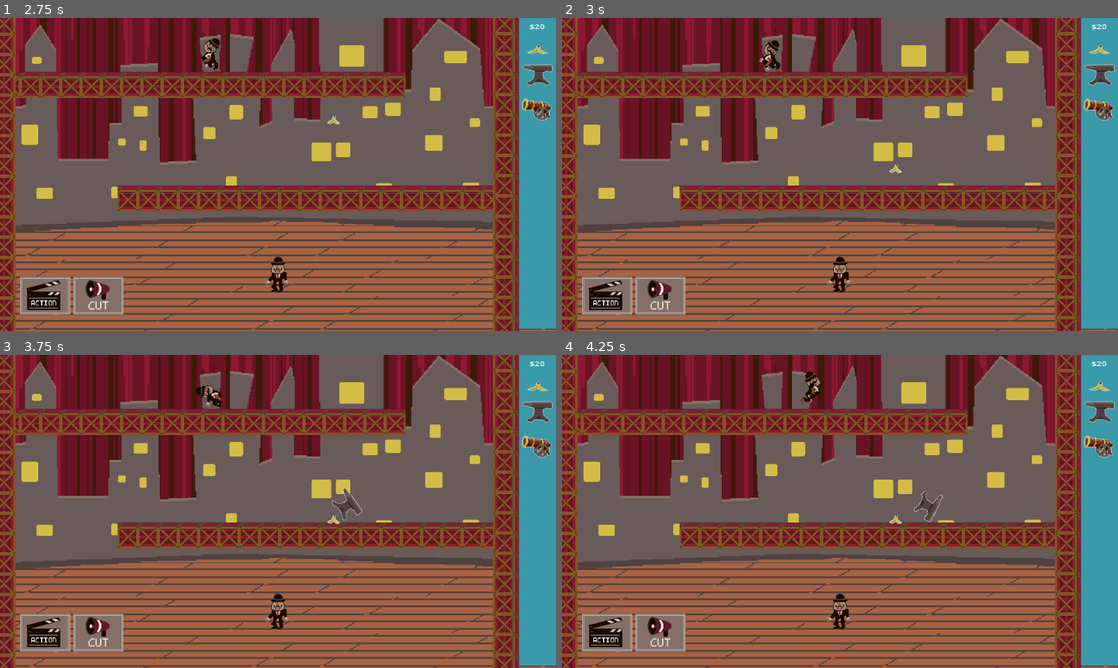
Above: before the commit, frames 1-4 (two rows, left to right).
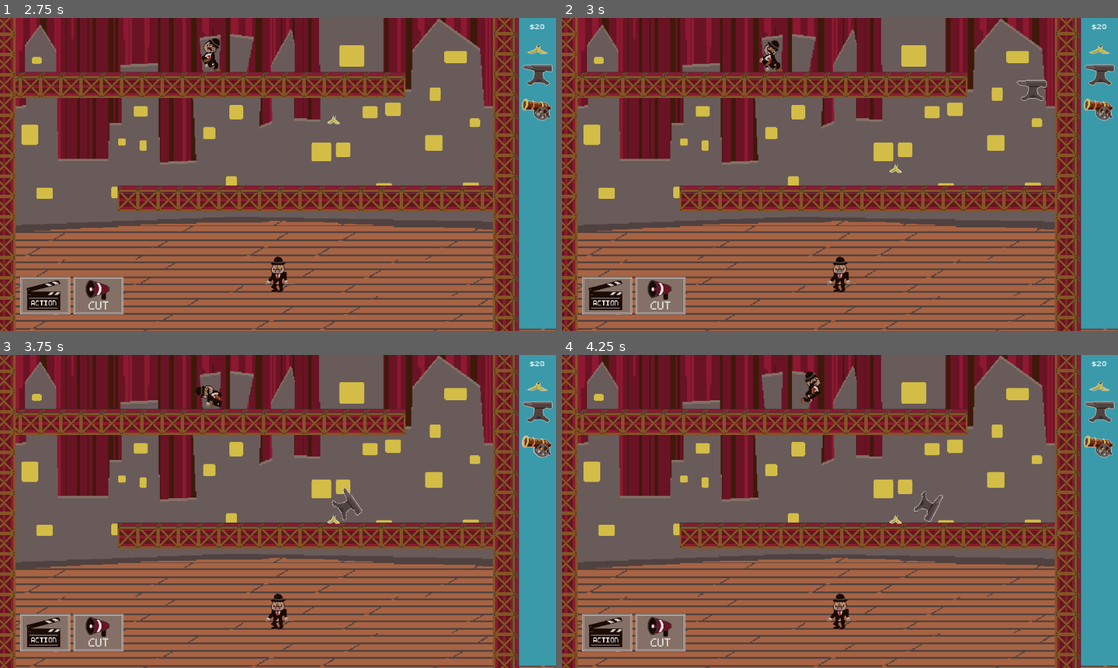
Above: after the commit, the same moments.

Repository: Rotta-Games/slapstick_lemmings
Game: Godot game, scene res://test_level.tscn
Two runs of this game, one before a commit and one after it. Both use one fixed random seed, a clock stepped at 60 frames per second and the inputs below. This scene is started directly instead of the project's main scene.
Inputs (mouse positions are in pixels of both pictures, inside the frame that each line leads up to):
- Up to frame 1 (2.75 s): click (44, 296) at 0.5 s; click (100, 296) at 1.25 s; tap Enter at 2 s; drag from (539, 49) to (333, 105) at 2.02 s
- Up to frame 2 (3 s): drag from (1101, 74) to (895, 121) at 2.77 s
- Up to frame 3 (3.75 s): move the mouse to (539, 445) at 3.52 s; hold D from 3.53 s (still down); click (539, 445) at 3.67 s
- Up to frame 4 (4.25 s): keep holding D

Frame 1 is identical in both runs. In frame 2, 0.2% of the frame differs, in the area x 81-88%, y 19-27%; in frame 3, 0.1%; in frame 4, nothing differs.

Commit message:
Fix anvil drag

Diff:
--- a/drag_item.gd
+++ b/drag_item.gd
@@ -22,4 +22,4 @@
 
 			var item = item_body.instantiate()
 			item.prop_scene = item_scene
-			get_tree().root.add_child(item)
+			get_node("%DragContainer").add_child(item)
--- a/scenes/item_body.gd
+++ b/scenes/item_body.gd
@@ -13,8 +13,7 @@
 	set_global_position(mouse_pos)
 
 	self.prop = prop_scene.instantiate()
-	self.orig_gravity_scale = self.prop.gravity_scale
-	self.prop.gravity_scale = 0
+	self.prop.freeze = true
 	self.add_child(self.prop)
 
 
@@ -42,7 +41,7 @@
 			get_tree().root.add_child(self.prop)
 
 			self.prop.set_global_position(mouse_pos)
-			self.prop.gravity_scale = self.orig_gravity_scale
+			self.prop.freeze = false
 			self.prop.apply_central_force(diff * 1000)
 
 			self.queue_free()
--- a/test_level.tscn
+++ b/test_level.tscn
@@ -124,9 +124,6 @@
 [node name="Player" parent="." instance=ExtResource("5_eqecq")]
 position = Vector2(46, 32)
 
-[node name="DragContainer" type="Node2D" parent="."]
-unique_name_in_owner = true
-
 [node name="Walls" type="Node2D" parent="."]
 
 [node name="TopFloor" type="Polygon2D" parent="Walls"]
@@ -198,6 +195,10 @@
 position = Vector2(75, -14.6667)
 shape = SubResource("RectangleShape2D_ggdbf")
 metadata/_edit_lock_ = true
+
+[node name="DragContainer" type="Node2D" parent="."]
+unique_name_in_owner = true
+z_index = 2
 
 [node name="BackgroundMusic" type="AudioStreamPlayer" parent="."]
 stream = ExtResource("10_e15uk")
Not shown: 1 places in test_level.tscn that only renumber resources
